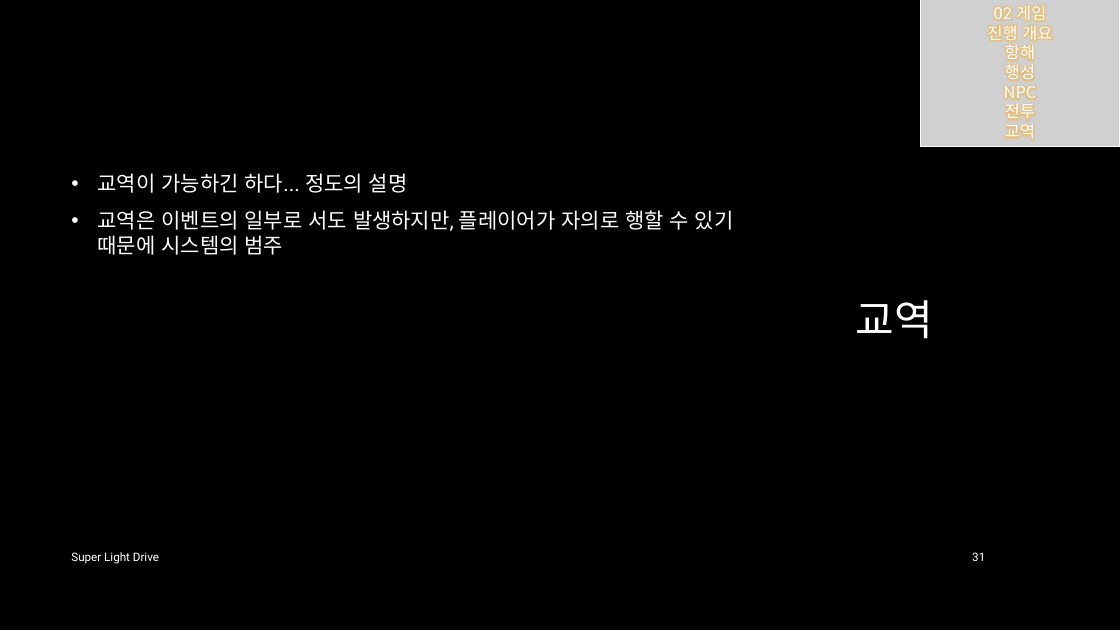
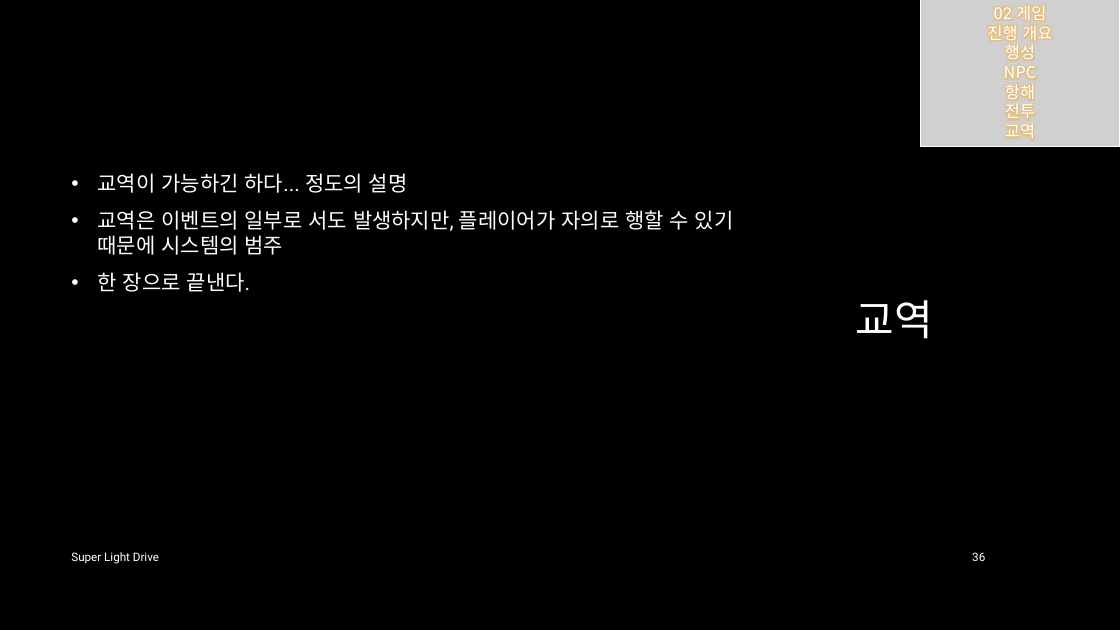
Before and after one commit to iconstudio/2017-Platformer, a slide deck: slide 36 of slides/SuperLightDrive_20171228.pptx (slide 31 before the commit). Drawn at 1120x630 pixels with LibreOffice and Linux fonts; fonts in the diff are those of the drawing; grey boxes stand for pictures; background and template pictures are left out. Boxes give left, top, right and bottom in pixels: in the first picture for what was removed or moved away, otherwise in the second. Text is boxed around its words. In the diff, an @@ line names an element or a change of style, - is before the commit and + after.

```diff
--- a/slides/SuperLightDrive_20171228.pptx
+++ b/slides/SuperLightDrive_20171228.pptx
@@ text in picture at [1005,45,1035,61]: paragraph removed @@
-항해
@@ text in picture at [1005,85,1035,101]: paragraph added @@
+항해
@@ text at [98,272,250,292]: paragraph added @@
+• 한 장으로 끝낸다.
@@ page number at [972,552,985,561]: text changed @@
-31
+36
```
Also in this commit, not shown: 19 other slides changed, 5 slides added.
